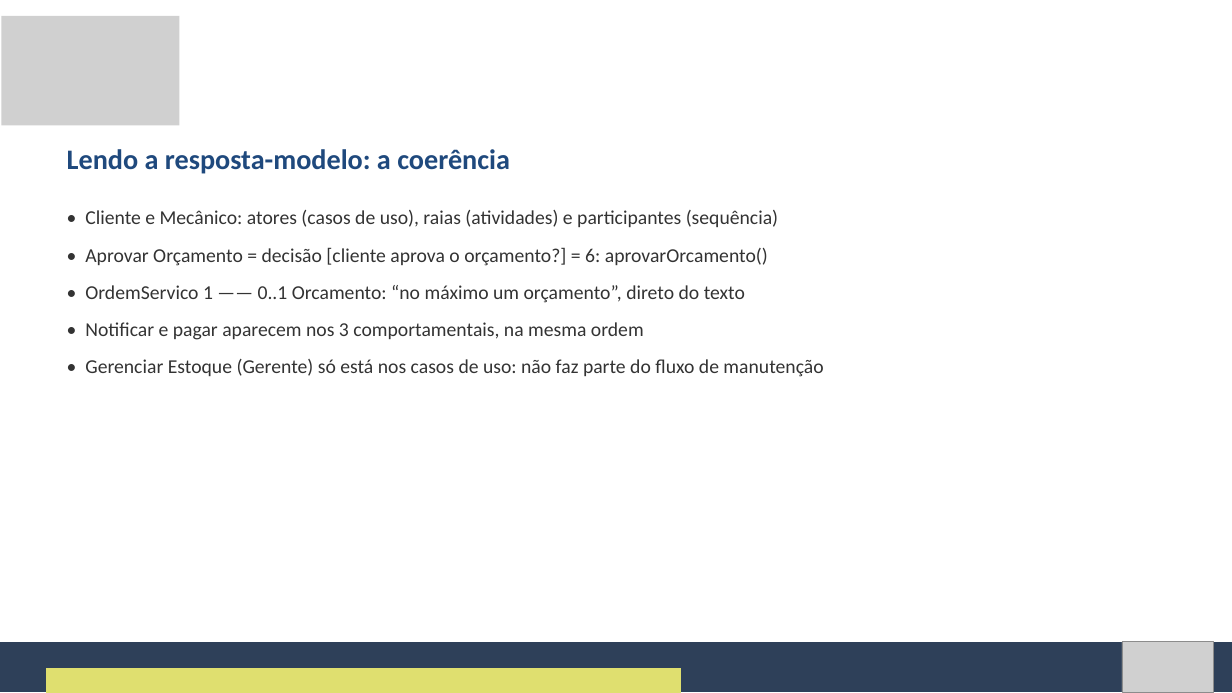
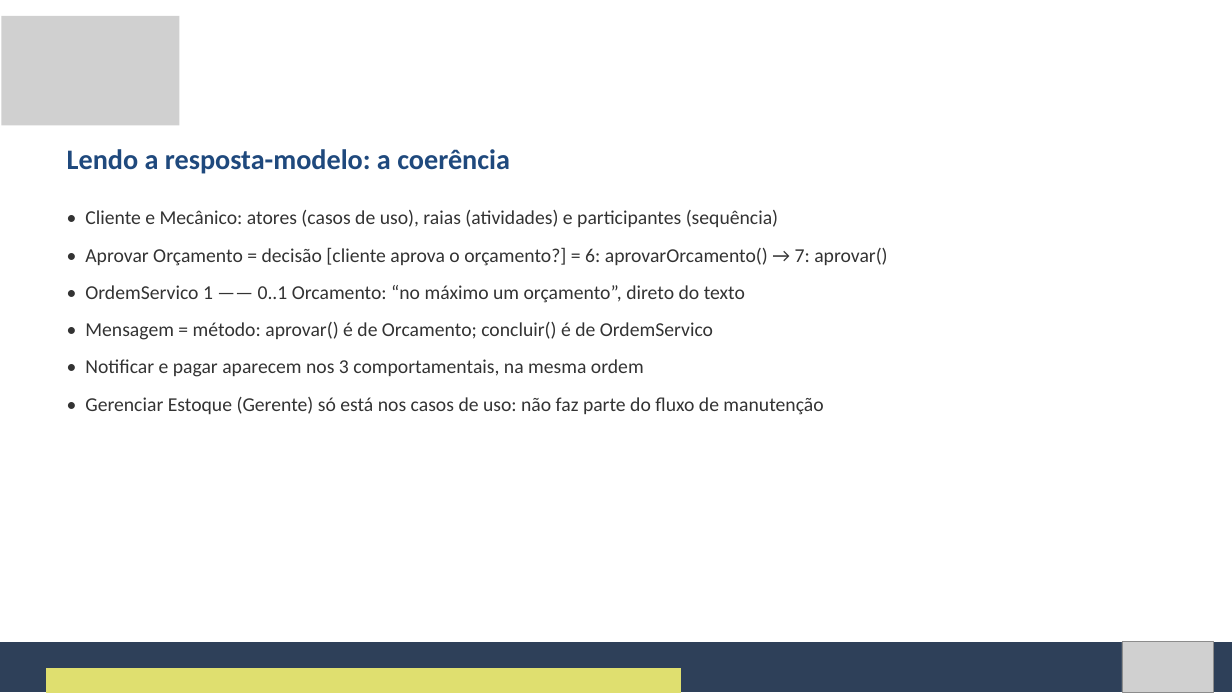
Before and after one commit to Natan20/Curso-Modelagem-De-Sistemas-Material, a slide deck: slide 79 of Aula 09 - 15-10-2026/Aula 9 - Slides.pptx (slide 67 before the commit). Drawn at 1232x693 pixels with LibreOffice and Linux fonts; fonts in the diff are those of the drawing; grey boxes stand for pictures. Boxes give left, top, right and bottom in pixels: in the first picture for what was removed or moved away, otherwise in the second. Text is boxed around its words. In the diff, an @@ line names an element or a change of style, - is before the commit and + after.

```diff
--- a/Aula 09 - 15-10-2026/Aula 9 - Slides.pptx
+++ b/Aula 09 - 15-10-2026/Aula 9 - Slides.pptx
@@ text at [85, 247, 887, 266]: text changed @@
-• Aprovar Orçamento = decisão [cliente aprova o orçamento?] = 6: aprovarOrcamento()
+• Aprovar Orçamento = decisão [cliente aprova o orçamento?] = 6: aprovarOrcamento() → 7: aprovar()
@@ text at [85, 322, 713, 340]: paragraph added @@
+• Mensagem = método: aprovar() é de Orcamento; concluir() é de OrdemServico
```
Also in this commit, not shown: 12 other slides changed, 13 slides added, 25 slides removed, 2 other files.
